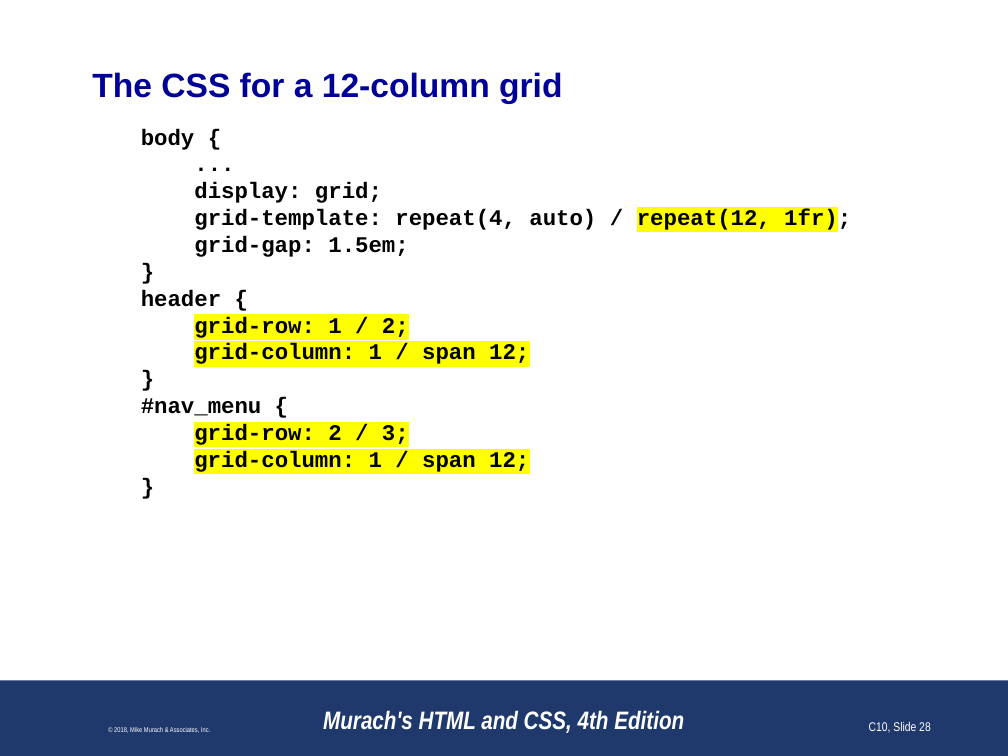
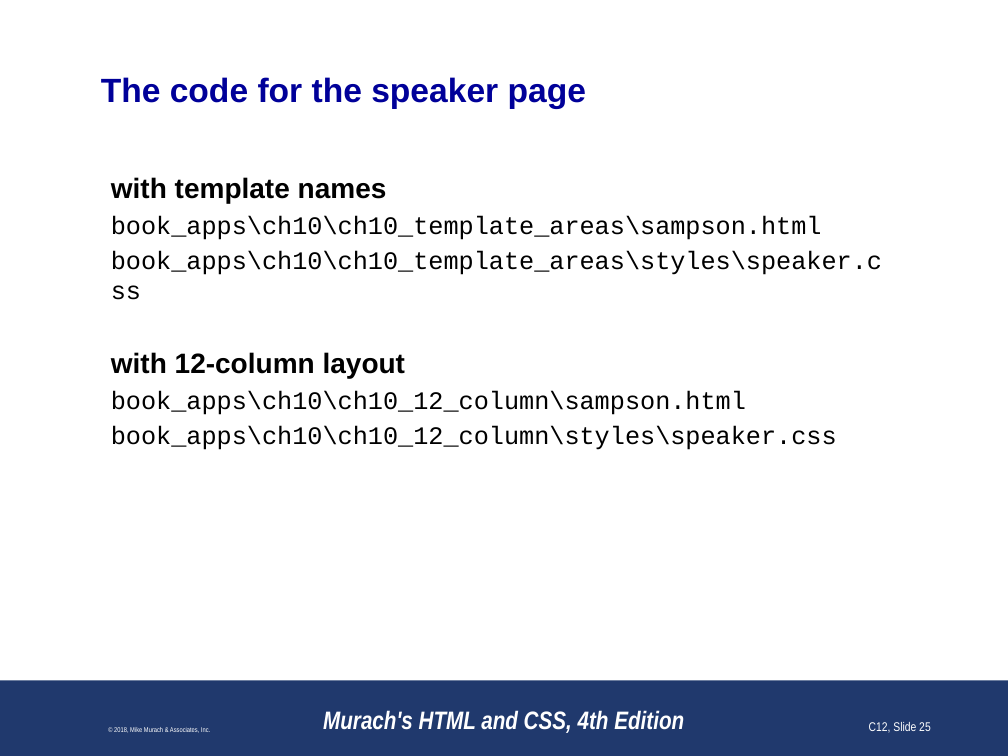
Before and after one commit to paulsmithkc/awd1000_base_lab_and_homework, a slide deck: slide 25 of murach_html_4e/slides/Chapter 10 slides (Revised).pptx (slide 28 before the commit). Drawn at 1008x756 pixels with LibreOffice and Linux fonts; fonts in the diff are those of the drawing; background and template pictures are left out. Boxes give left, top, right and bottom in pixels: in the first picture for what was removed or moved away, otherwise in the second. Text is boxed around its words. In the diff, an @@ line names an element or a change of style, - is before the commit and + after.

```diff
--- a/murach_html_4e/slides/Chapter 10 slides (Revised).pptx
+++ b/murach_html_4e/slides/Chapter 10 slides (Revised).pptx
@@ title at (x1=101, y1=77, x2=586, y2=109): text changed @@
-The CSS for a 12-column grid
+The code for the speaker page
@@ text at (x1=111, y1=177, x2=882, y2=450): text changed; size 16 to 18 pt; bold off @@
-body {
-...
-display: grid;
-grid-template: repeat(4, auto) / repeat(12, 1fr);
-grid-gap: 1.5em;
-}
-header {
-grid-row: 1 / 2;
-grid-column: 1 / span 12;
-}
-#nav_menu {
-grid-row: 2 / 3;
-grid-column: 1 / span 12;
-}
+with template names
+book_apps\ch10\ch10_template_areas\sampson.html
+book_apps\ch10\ch10_template_areas\styles\speaker.css
+with 12-column layout
+book_apps\ch10\ch10_12_column\sampson.html
+book_apps\ch10\ch10_12_column\styles\speaker.css
@@ page number at (x1=869, y1=722, x2=931, y2=733): text changed @@
-C10, Slide 28
+C12, Slide 25
```
Also in this commit, not shown: 19 other slides changed, 1 slide added, 7 slides removed.
